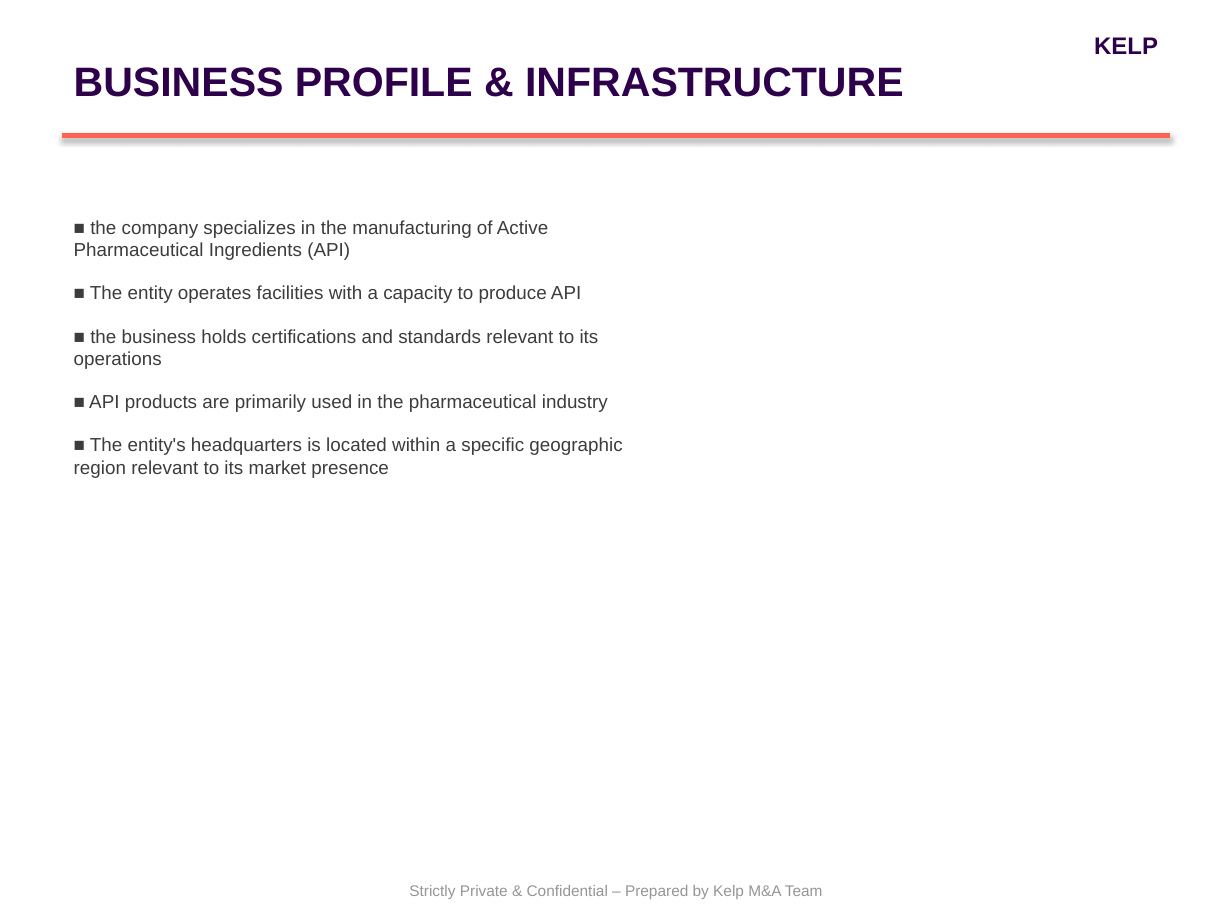
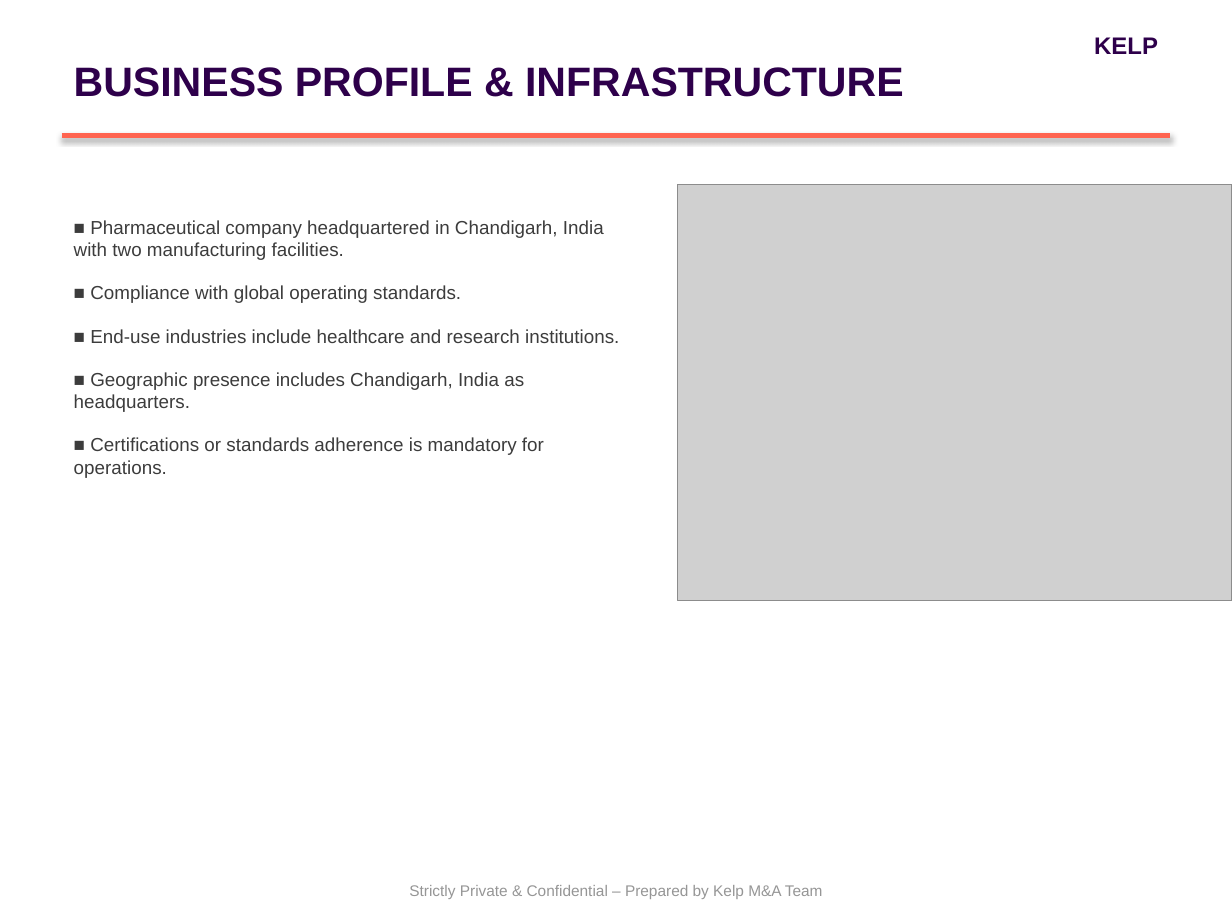
Before and after one commit to PiyushiAnand/Doc_to_PPT, a slide deck: slide 2 of Blind_Teaser_IndSwift_Final.pptx. Drawn at 1232x924 pixels with LibreOffice and Linux fonts; fonts in the diff are those of the drawing; grey boxes stand for pictures. Boxes give left, top, right and bottom in pixels: in the first picture for what was removed or moved away, otherwise in the second. Text is boxed around its words. In the diff, an @@ line names an element or a change of style, - is before the commit and + after.

```diff
--- a/Blind_Teaser_IndSwift_Final.pptx
+++ b/Blind_Teaser_IndSwift_Final.pptx
@@ picture added at (678,185,1232,601) @@
@@ text at (74,220,619,478): text changed @@
-■ the company specializes in the manufacturing of Active Pharmaceutical Ingredients (API)
-■ The entity operates facilities with a capacity to produce API
-■ the business holds certifications and standards relevant to its operations
-■ API products are primarily used in the pharmaceutical industry
-■ The entity's headquarters is located within a specific geographic region relevant to its market presence
+■ Pharmaceutical company headquartered in Chandigarh, India with two manufacturing facilities.
+■ Compliance with global operating standards.
+■ End-use industries include healthcare and research institutions.
+■ Geographic presence includes Chandigarh, India as headquarters.
+■ Certifications or standards adherence is mandatory for operations.
```
Also in this commit, not shown: 2 other slides changed, 14 other files.
